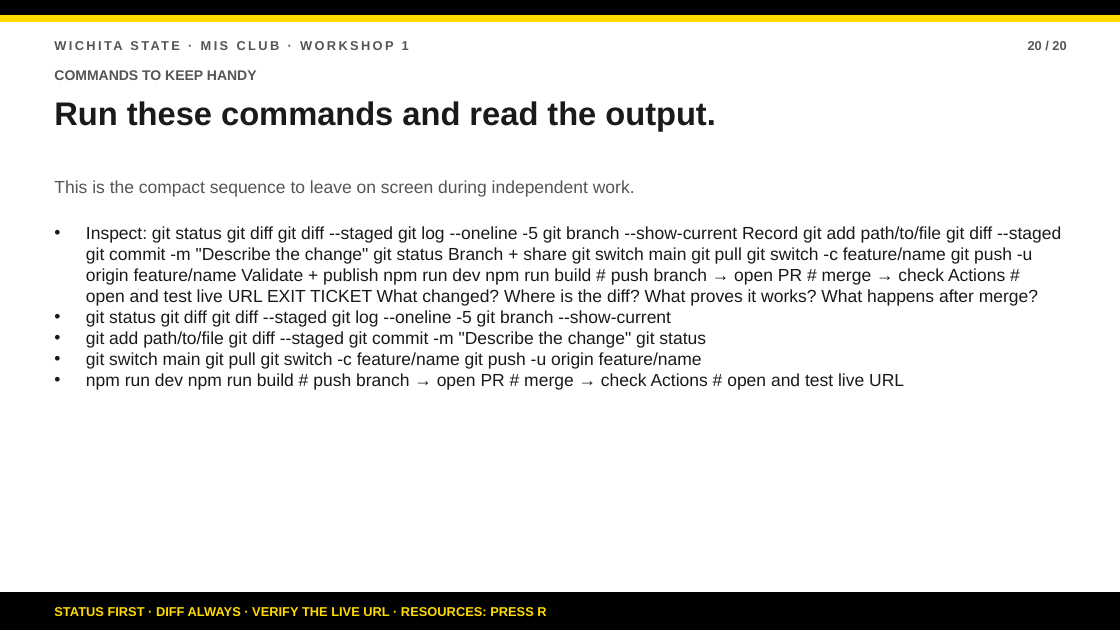
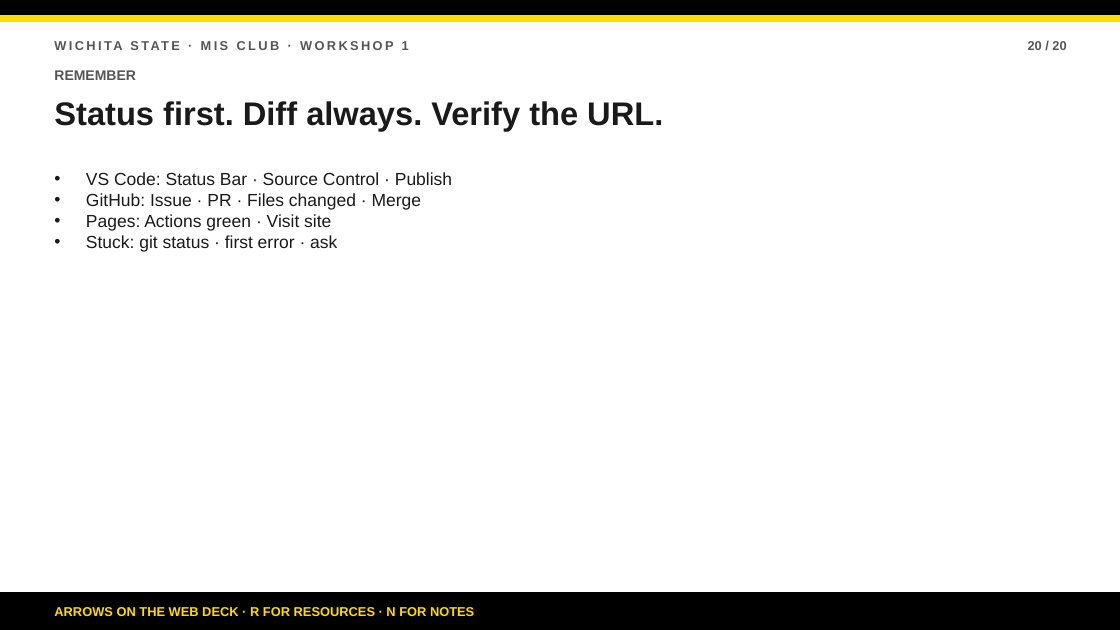
Before and after one commit to bsbcyber/workshop-site, a slide deck: slide 20 of downloads/workshop-1-presentation.pptx. Drawn at 1120x630 pixels with LibreOffice and Linux fonts; fonts in the diff are those of the drawing. Boxes give left, top, right and bottom in pixels: in the first picture for what was removed or moved away, otherwise in the second. Text is boxed around its words. In the diff, an @@ line names an element or a change of style, - is before the commit and + after.

```diff
--- a/downloads/workshop-1-presentation.pptx
+++ b/downloads/workshop-1-presentation.pptx
@@ text at box(54, 70, 136, 80): text changed @@
-COMMANDS TO KEEP HANDY
+REMEMBER
@@ text at box(54, 101, 663, 130): text changed @@
-Run these commands and read the output.
+Status first. Diff always. Verify the URL.
@@ text "VS Code: Status Bar · ..." at box(86, 172, 452, 252): vertical alignment middle to top @@
@@ text at box(86, 172, 452, 252): text changed; text colour #555555 to #1A1A1A @@
-This is the compact sequence to leave on screen during independent work.
+• VS Code: Status Bar · Source Control · Publish
+• GitHub: Issue · PR · Files changed · Merge
+• Pages: Actions green · Visit site
+• Stuck: git status · first error · ask
@@ text removed at box(86, 226, 1061, 390) @@
-• Inspect: git status git diff git diff --staged git log --oneline -5 git branch --show-current Record git add path/to/file git diff --staged git commit -m "Describe the change" git status Branch + share git switch main git pull git switch -c feature/name git push -u origin feature/name Validate + publish npm run dev npm run build # push branch → open PR # merge → check Actions # open and test live URL EXIT TICKET What changed? Where is the diff? What proves it works? What happens after merge?
-• git status git diff git diff --staged git log --oneline -5 git branch --show-current
-• git add path/to/file git diff --staged git commit -m "Describe the change" git status
-• git switch main git pull git switch -c feature/name git push -u origin feature/name
-• npm run dev npm run build # push branch → open PR # merge → check Actions # open and test live URL
@@ text at box(54, 607, 474, 616): text changed @@
-STATUS FIRST · DIFF ALWAYS · VERIFY THE LIVE URL · RESOURCES: PRESS R
+ARROWS ON THE WEB DECK · R FOR RESOURCES · N FOR NOTES
```
Also in this commit, not shown: 17 other slides changed, 2 slides added, 2 slides removed, 26 other files.
